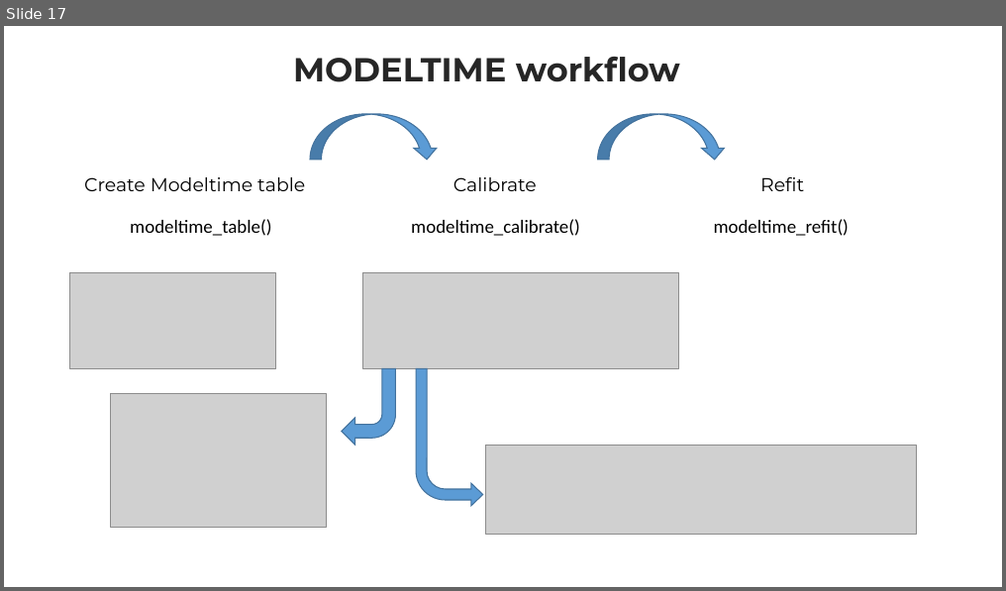
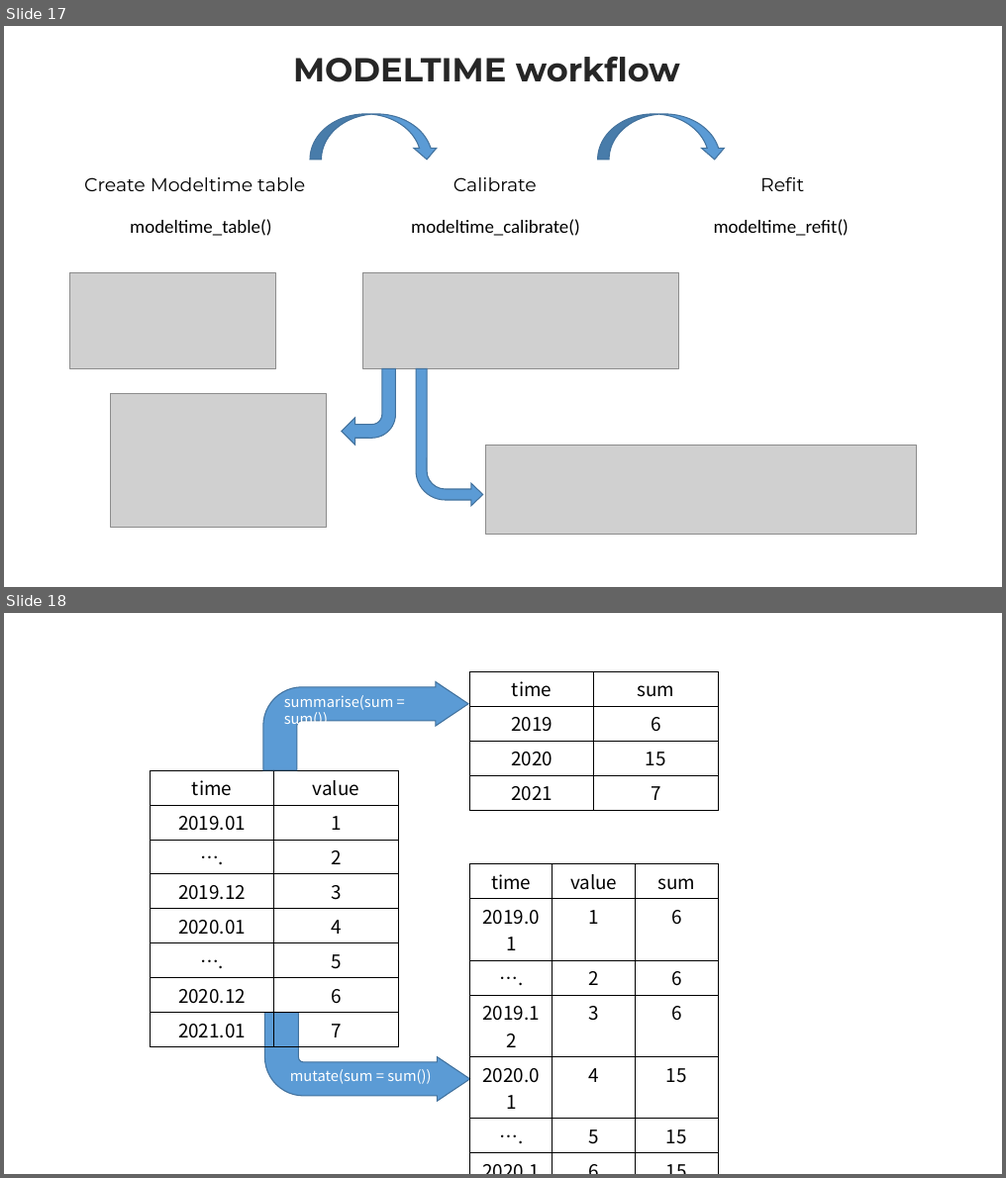
Before and after one commit to 2stndard/concept-of-time-series, a slide deck: 프레젠테이션1.pptx. Shown one above the other, each under a label of ours: slide 17 before the commit, slides 17 and 18 after it. The pictures are 1006x591 and 1006x1178 pixels, drawn with LibreOffice and Linux fonts; fonts in the diff are those of the drawing; grey boxes stand for pictures. Boxes give left, top, right and bottom in pixels: in the first picture for what was removed or moved away, otherwise in the second. Text is boxed around its words. In the diff, an @@ line names an element or a change of style, - is before the commit and + after.

```diff
--- a/프레젠테이션1.pptx
+++ b/프레젠테이션1.pptx
@@ slide 18 added at <box>4,613,1002,1174</box>, background #FFFFFF @@
@@ table added at <box>470,671,718,805</box>, 4 rows, 2 columns @@
+time | sum
+2019 | 6
+2020 | 15
+2021 | 7
@@ bent arrow added at <box>263,682,468,770</box>, fill #5B9BD5, outline #43739E 1 pt @@
@@ text added at <box>284,695,394,729</box>, 14 pt, text #FFFFFF @@
+summarise(sum = sum())
@@ table added at <box>150,770,398,1043</box>, 8 rows, 2 columns @@
+time | value
+2019.01 | 1
+…. | 2
+2019.12 | 3
+2020.01 | 4
+…. | 5
+2020.12 | 6
+2021.01 | 7
@@ table added at <box>470,864,719,1149</box>, 8 rows, 3 columns @@
+time | value | sum
+2019.01 | 1 | 6
+…. | 2 | 6
+2019.12 | 3 | 6
+2020.01 | 4 | 15
+…. | 5 | 15
+2020.12 | 6 | 15
+2021.01 | 7 | 7
@@ bent arrow added at <box>264,1013,469,1101</box>, fill #5B9BD5, outline #43739E 1 pt @@
@@ text added at <box>290,1069,431,1084</box>, 14 pt, text #FFFFFF @@
+mutate(sum = sum())
```
Also in this commit, not shown: 1 other slide added, 47 other files.
